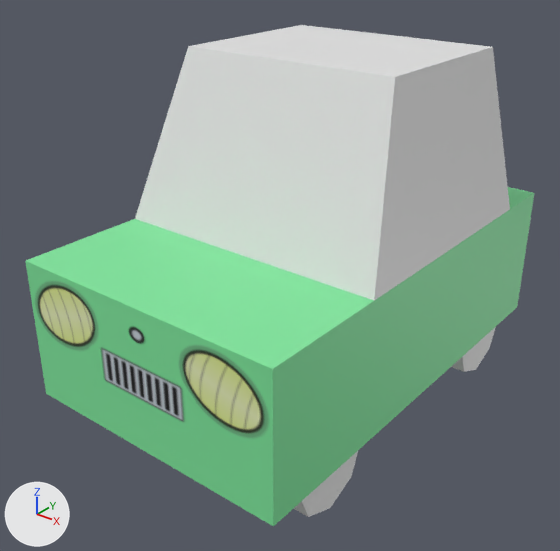
The Blender file Quarto_Semestre/Computacao_Grafica/aula_09_animacao/small_car_model.blend as it was, and as the next commit left it.
Before and after are seen from a camera (50 mm lens) standing at (7.54, -10.15, 8.35) and looking at (-0.16, -0.53, 2.39). The axes (+X, +Y, +Z) are drawn at lower left. The lights are the same throughout. The older version comes first.

The first picture shows 'car_base', 'car_top', 'wheels_1', 'wheels_2'.
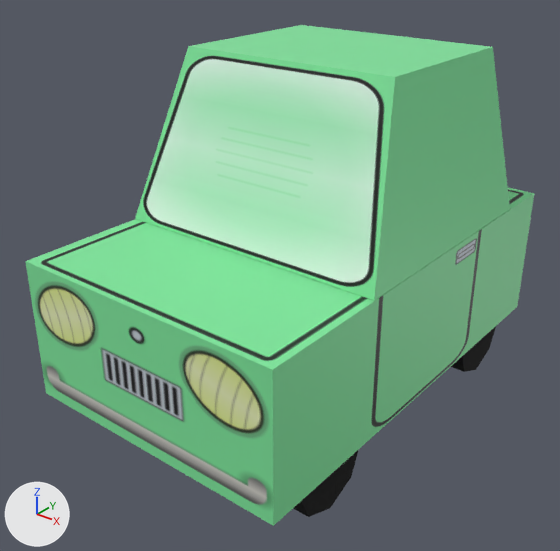
Pixel boxes (x1, y1, x2, y2) of what changed, in the pictures (560 x 551 px):
'car_base', surface changed, recoloured, rescaled: before (25, 187, 534, 526); after (25, 188, 534, 526)
'car_top', recoloured, surface changed (white to green): (135, 25, 510, 301) in both
'wheels_1', recoloured (white to black): (293, 451, 358, 517) in both
'wheels_2', recoloured (white to black): (451, 327, 496, 372) in both
part 1 of me_car_base, recoloured: (273, 194, 534, 526) in both
part 2 of me_car_base, recoloured: (27, 188, 534, 369) in both
part 3 of me_car_top, recoloured (white to green): (190, 25, 510, 301) in both
part 4 of me_car_top, recoloured: (135, 46, 395, 300) in both
part 5 of me_car_top, surface changed (white to green): (135, 25, 510, 301) in both

The edits, one by one:
Picture 'vidro-frente.png' (img_vidro_frente_png) is new.
Picture 'lateral-carro.png' (img_lateral_carro_png) is new.
Picture 'topo-carro.png' (img_topo_carro_png) is new.
Picture 'frente_carro_completo.png' (img_frente_carro_completo_png) is new.
Material 'frente_carro' (mat_frente_carro) changes its picture from img_frente_carro_png to img_frente_carro_completo_png.
Material 'pneu' (mat_pneu) is new.
Its base color is (0.0, 0.0, 0.0) (black #000000).
Its roughness is 1.0.
Material 'vidro_frente' (mat_vidro_frente) is new.
Its texture is img_vidro_frente_png.
Material 'carro_baixo' (mat_carro_baixo) is new.
Its base color is (0.0, 0.0, 0.0) (black #000000).
Its roughness is 1.0.
Material 'carro_lateral' (mat_carro_lateral) is new.
Its texture is img_lateral_carro_png.
Material 'carro_topo' (mat_carro_topo) is new.
Its texture is img_topo_carro_png.
Material 'carro_lateral2' (mat_carro_lateral2) is new.
Its texture is img_lateral_carro_png.
me_car_base has 8 vertices, 6 faces and spans x -1.0..1.0, y -1.0..1.0, z -1.0..1.0.
me_car_base is used by ob_car_base; location (0.0, 0.0, 2.0); scale (2.5, 4.0, 1.25).
me_car_base no longer uses material mat_carro (green #7fe69d).
me_car_base part 1: the 1 face centred in x 1.0, y 0.0, z 0.0 switches from mat_carro (green #7fe69d) to mat_carro_lateral (picture img_lateral_carro_png).
me_car_base part 2: the 1 face centred in x 0.0, y 0.0, z 1.0 switches from mat_carro (green #7fe69d) to mat_carro_topo (picture img_topo_carro_png).
me_car_base gains material mat_carro_lateral (picture img_lateral_carro_png).
me_car_base gains material mat_carro_lateral2 (picture img_lateral_carro_png).
me_car_base gains material mat_carro_topo (picture img_topo_carro_png).
me_car_base gains material mat_carro_baixo (black #000000).
me_car_top has 8 vertices, 6 faces and spans x -1.0..1.0, y -1.1..0.74, z -1.0..1.89.
me_car_top is used by ob_car_top; location (0.0, 1.01, 4.25); scale (2.5, 2.5, 1.0).
me_car_top part 3: all 4 faces centred in x -0.9..0.9, y -0.18..-0.06, z -1.0..1.89 switch from no material to mat_carro.
me_car_top part 4: all 2 faces centred in x 0.0, y -0.89..0.65, z 0.45 switch from no material to mat_vidro_frente (picture img_vidro_frente_png).
me_car_top part 5: texture (UV) coordinates of 6 of 6 faces, centred in x -0.9..0.9, y -0.89..0.65, z -1.0..1.89, changed; they spanned u 0.12..0.88, v 0.0..1.0 and now span u -0.25..1.25, v -0.25..2.01.
me_wheels has 16 vertices, 18 faces and spans x -1.0..1.0, y -1.0..1.0, z -1.0..1.0.
me_wheels gains material mat_pneu (black #000000).
me_wheels_001 has 16 vertices, 18 faces and spans x -1.0..1.0, y -1.0..1.0, z -1.0..1.0.
me_wheels_001 gains material mat_pneu (black #000000).
Object 'car_base' (ob_car_base) is rescaled from (2.5, 4.0, 1.25) to (2.5, 4.0, 1.24).
